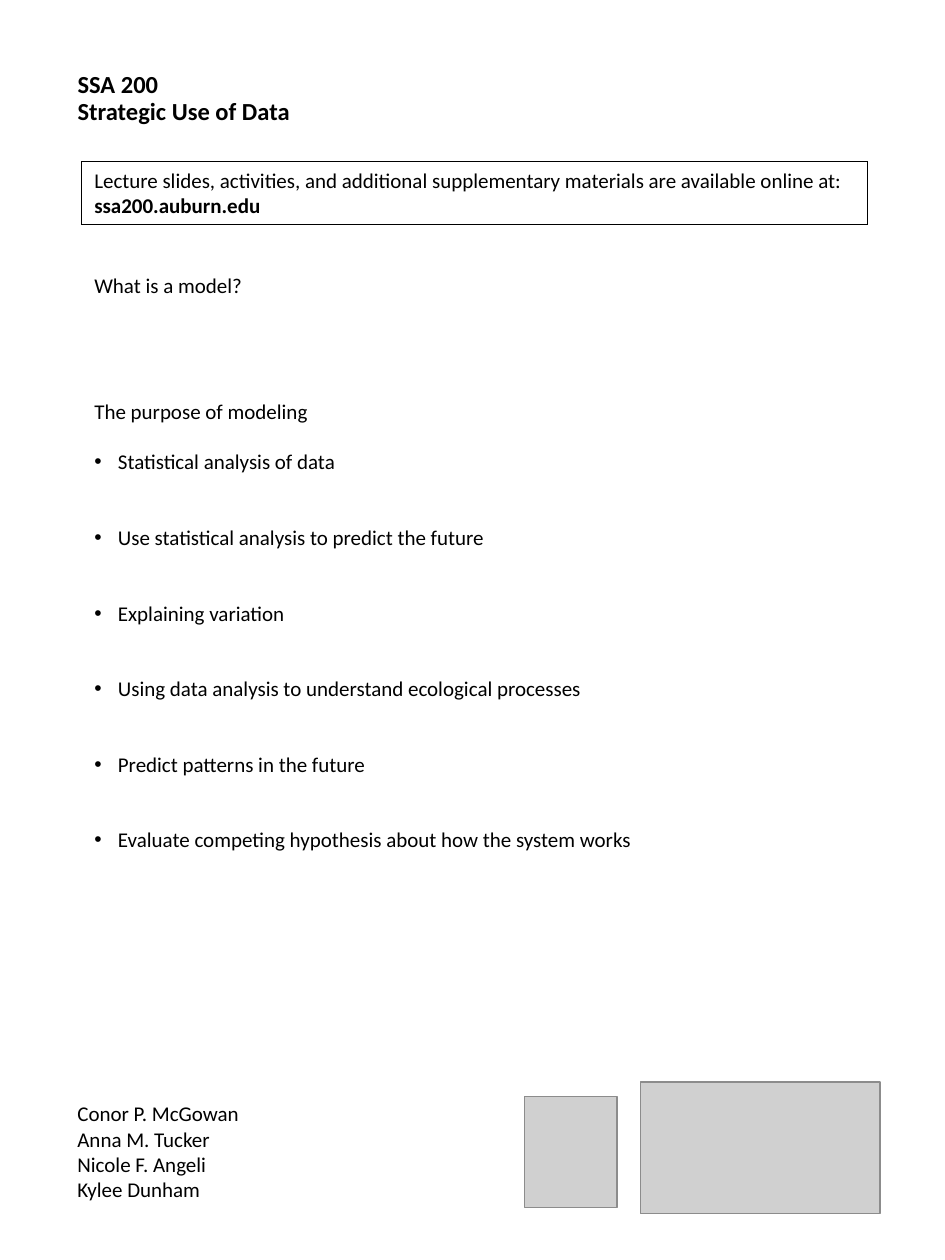
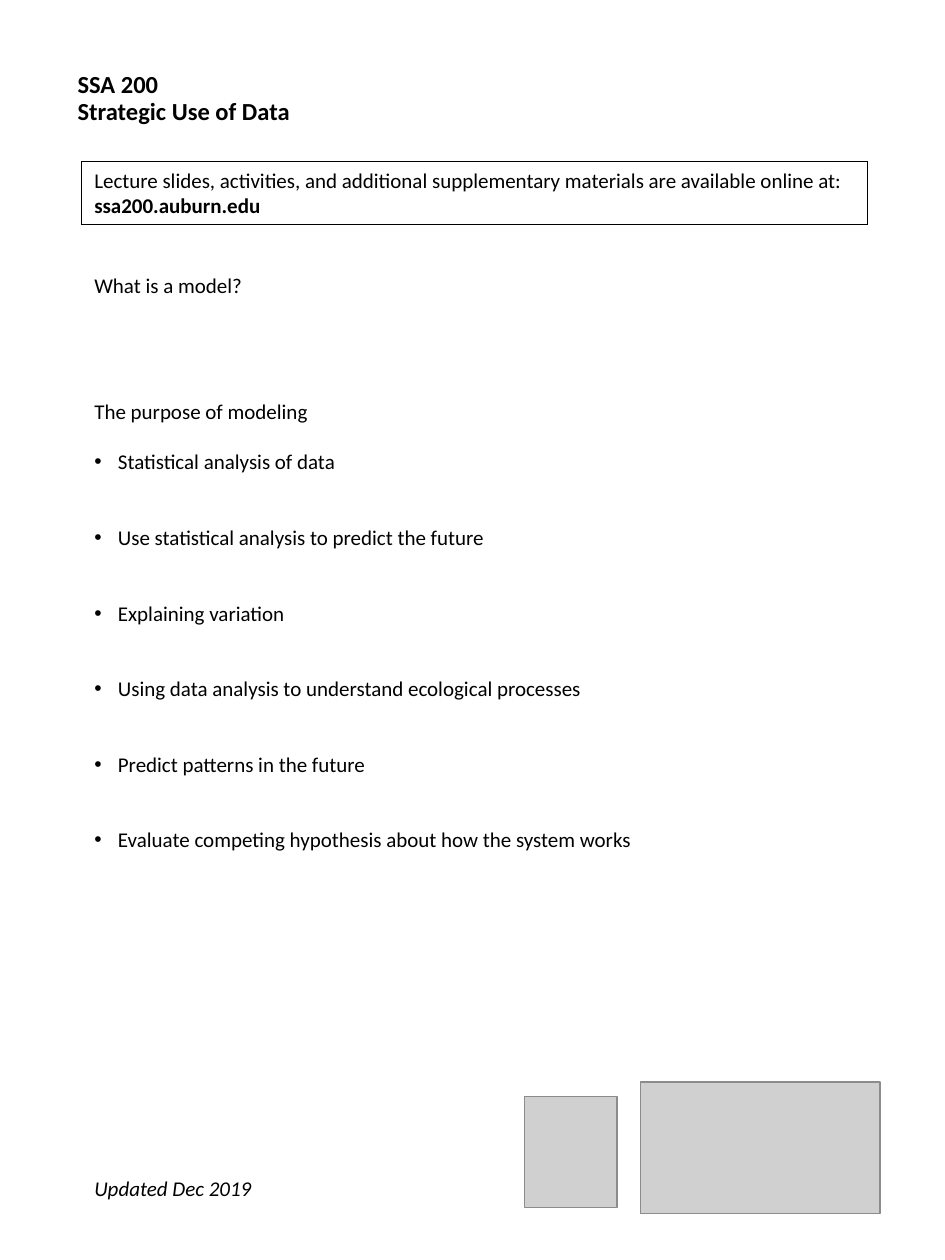
Before and after one commit to annamtucker/ssa-200, a slide deck: slide 1 of static/handouts/ssa200_supplemental-materials.pptx. Drawn at 945x1260 pixels with LibreOffice and Linux fonts; fonts in the diff are those of the drawing; grey boxes stand for pictures. Boxes give left, top, right and bottom in pixels: in the first picture for what was removed or moved away, otherwise in the second. Text is boxed around its words. In the diff, an @@ line names an element or a change of style, - is before the commit and + after.

```diff
--- a/static/handouts/ssa200_supplemental-materials.pptx
+++ b/static/handouts/ssa200_supplemental-materials.pptx
@@ text removed at <box>77,1107,239,1201</box> @@
-Conor P. McGowan
-Anna M. Tucker
-Nicole F. Angeli
-Kylee Dunham
@@ text added at <box>94,1181,252,1200</box>, 12 pt, text #000000, italic @@
+Updated Dec 2019
```
Also in this commit, not shown: 1 other slide changed, 7 other files.
